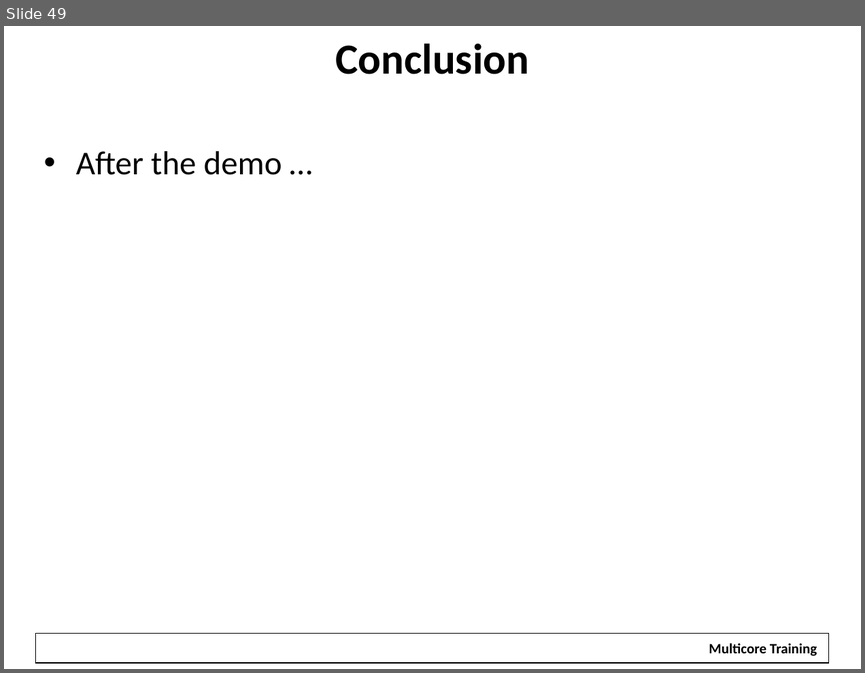
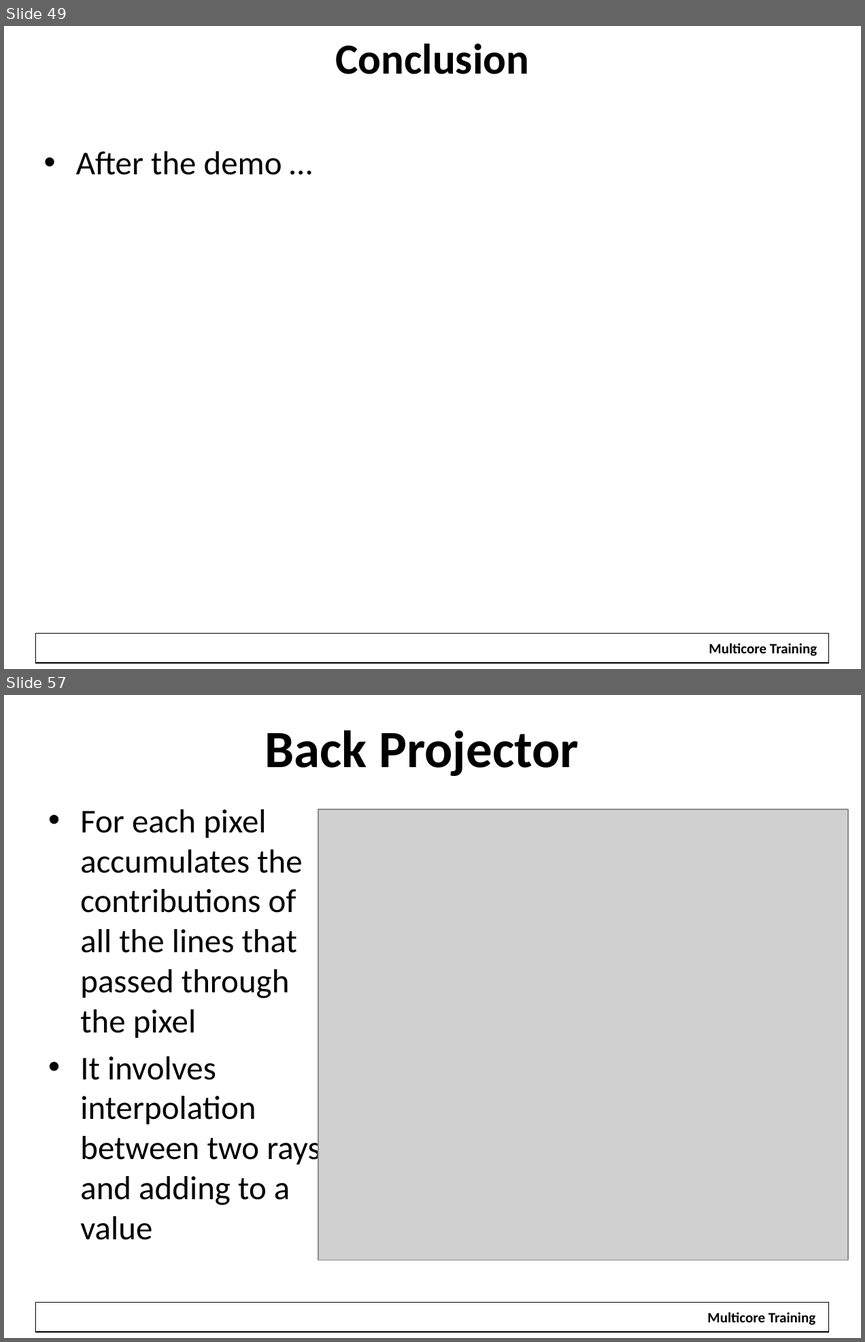
Before and after one commit to hari1989/keystone-workshop, a slide deck: slides/KeyStone Multicore Design.pptx. Shown one above the other, each under a label of ours: slide 49 before the commit, slides 49 and 57 after it; the slides between them are not shown. The pictures are 865x673 and 865x1342 pixels, drawn with LibreOffice and Linux fonts; fonts in the diff are those of the drawing; grey boxes stand for pictures; background and template pictures are left out. Boxes give left, top, right and bottom in pixels: in the first picture for what was removed or moved away, otherwise in the second. Text is boxed around its words. In the diff, an @@ line names an element or a change of style, - is before the commit and + after.

```diff
--- a/slides/KeyStone Multicore Design.pptx
+++ b/slides/KeyStone Multicore Design.pptx
@@ slide 57 added at [4, 695, 861, 1338], background #FFFFFF; not listed: 1 template element that a slide beside it also shows @@
@@ title added at [265, 730, 579, 776], 44 pt, text #000000, bold @@
+Back Projector
@@ text added at [80, 809, 329, 1240], 28 pt, text #000000 @@
+• For each pixel accumulates the contributions of all the lines that passed through the pixel
+• It involves interpolation between two rays, and adding to a value
@@ picture added at [318, 809, 848, 1259] @@
@@ rectangle added at [698, 1304, 825, 1330], fill #FFFFFF, 12 pt, text #000000, bold @@
+Multicore Training
```
Also in this commit, not shown: 29 other slides added.
